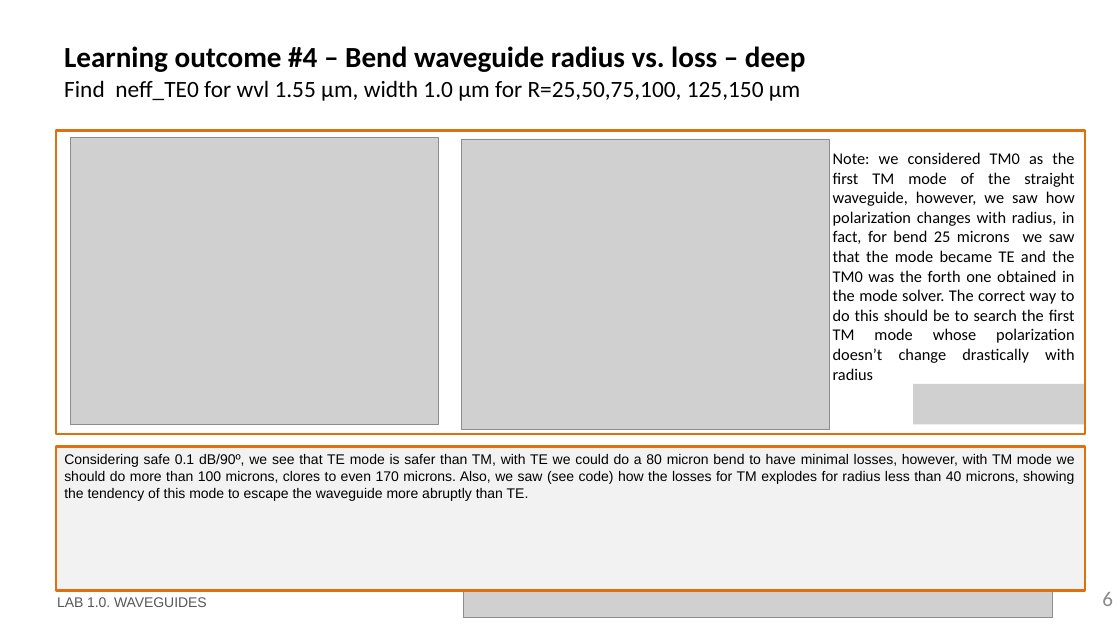
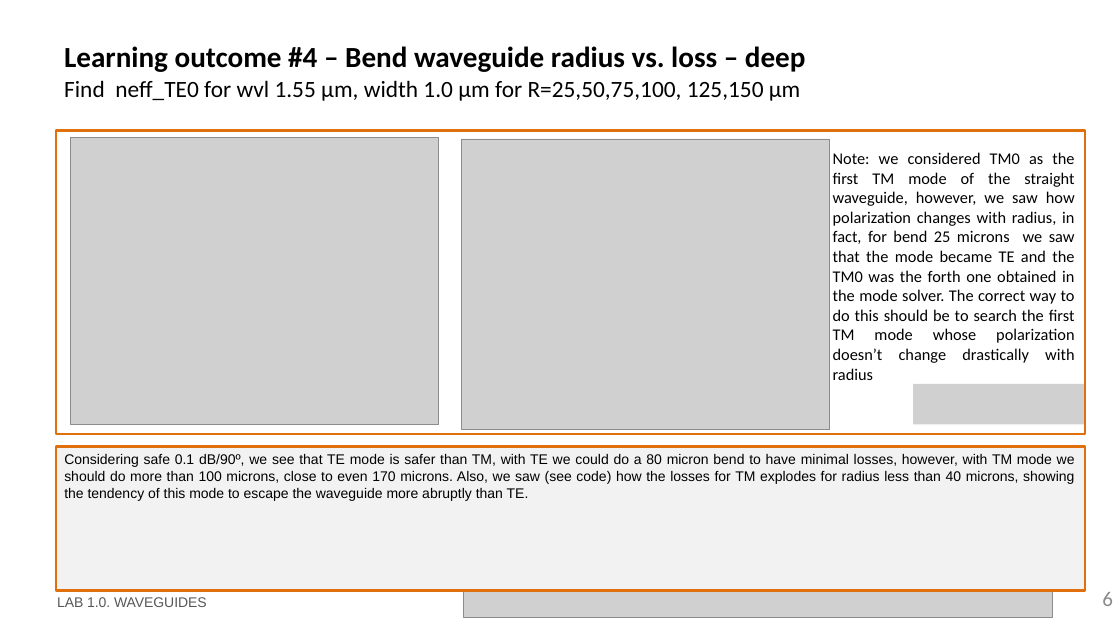
Before and after one commit to DBAEASE/pic-upv-lab1, a slide deck: slide 6 of LabBook_10.pptx. Drawn at 1120x630 pixels with LibreOffice and Linux fonts; fonts in the diff are those of the drawing; grey boxes stand for pictures; background and template pictures are left out. Boxes give left, top, right and bottom in pixels: in the first picture for what was removed or moved away, otherwise in the second. Text is boxed around its words. In the diff, an @@ line names an element or a change of style, - is before the commit and + after.

```diff
--- a/LabBook_10.pptx
+++ b/LabBook_10.pptx
@@ text in rectangle at (64, 454, 1075, 501): text changed @@
-Considering safe 0.1 dB/90º, we see that TE mode is safer than TM, with TE we could do a 80 micron bend to have minimal losses, however, with TM mode we should do more than 100 microns, clores to even 170 microns. Also, we saw (see code) how the losses for TM explodes for radius less than 40 microns, showing the tendency of this mode to escape the waveguide more abruptly than TE.
+Considering safe 0.1 dB/90º, we see that TE mode is safer than TM, with TE we could do a 80 micron bend to have minimal losses, however, with TM mode we should do more than 100 microns, close to even 170 microns. Also, we saw (see code) how the losses for TM explodes for radius less than 40 microns, showing the tendency of this mode to escape the waveguide more abruptly than TE.
```
Also in this commit, not shown: 8 other slides changed.
